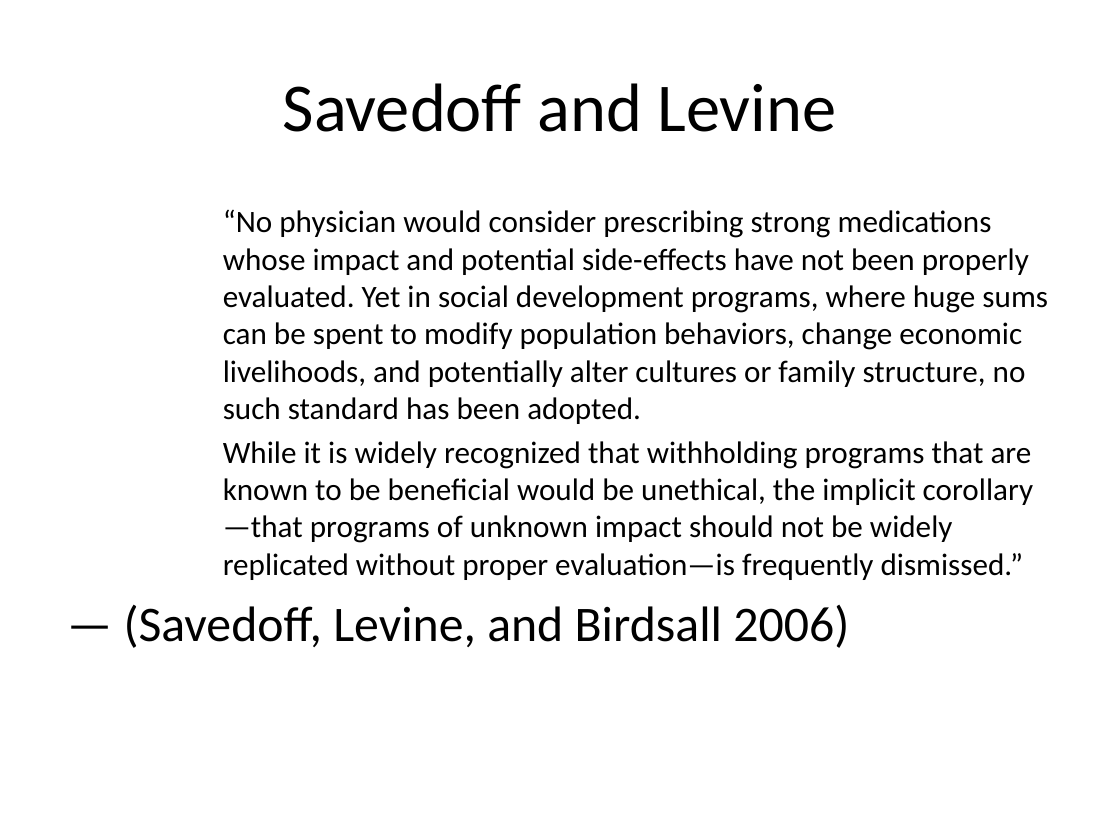
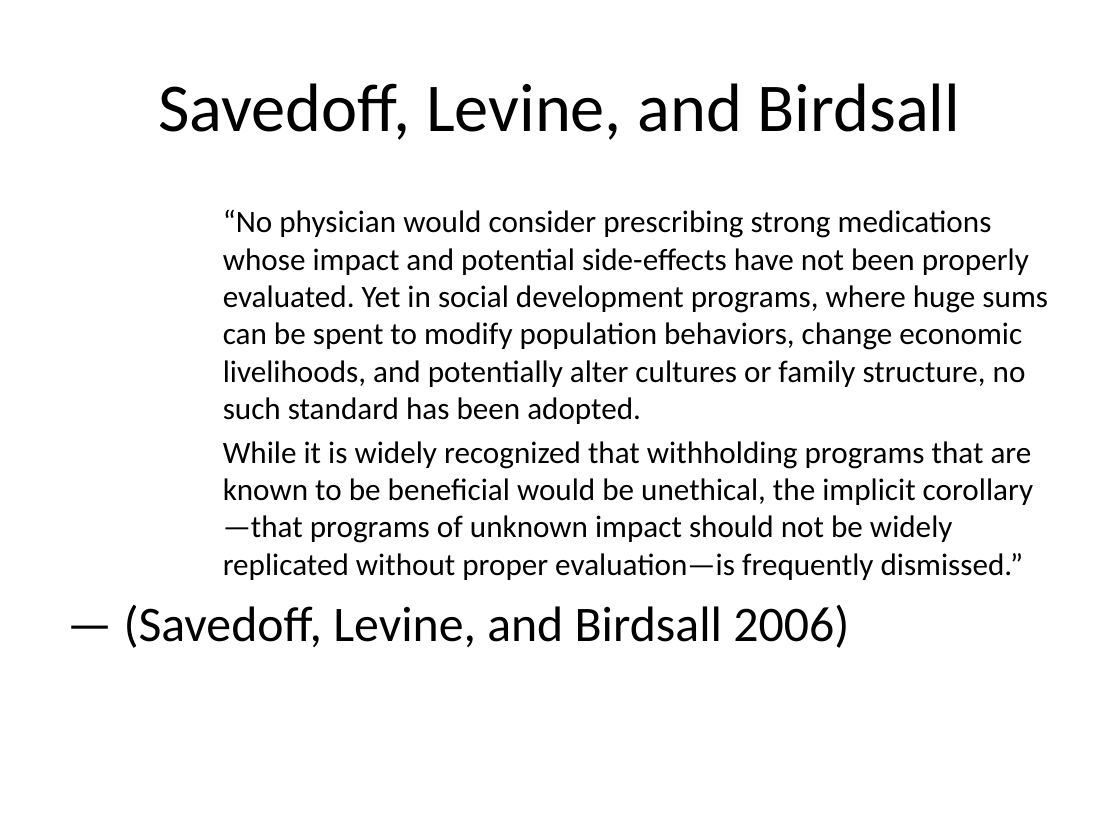
Before and after one commit to agrogan1/teaching, a slide deck: slide 6 of empirical/index.pptx (slide 5 before the commit). Drawn at 1120x840 pixels with LibreOffice and Linux fonts; fonts in the diff are those of the drawing. Boxes give left, top, right and bottom in pixels: in the first picture for what was removed or moved away, otherwise in the second. Text is boxed around its words. In the diff, an @@ line names an element or a change of style, - is before the commit and + after.

```diff
--- a/empirical/index.pptx
+++ b/empirical/index.pptx
@@ title at (x1=158, y1=83, x2=961, y2=140): text changed @@
-Savedoff and Levine
+Savedoff, Levine, and Birdsall
```
Also in this commit, not shown: 7 other slides changed, 3 slides added, 2 slides removed, 4 other files.
